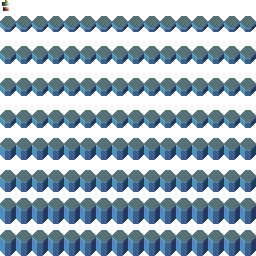
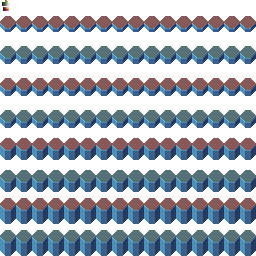
Layers edited between the first and the second w=256, h=256 image:
painted on "Raw glorious hex thingies" over [0, 16, 256, 210]
